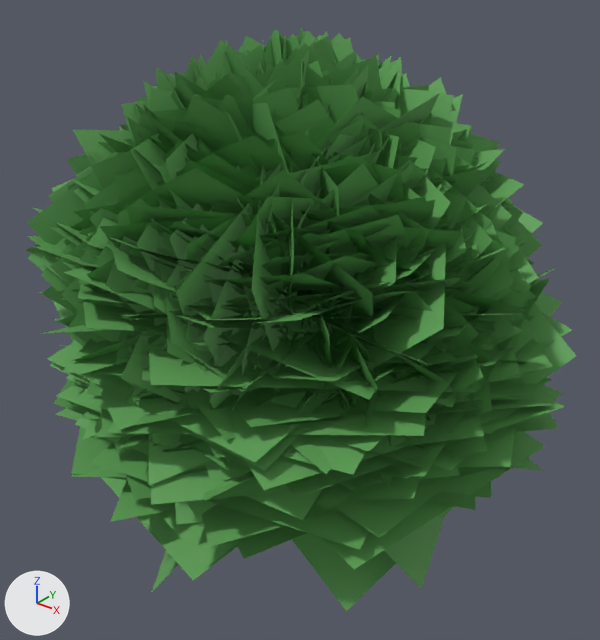
What one commit did to the glTF model forest/models/tree_broad.glb.
The view is the same before and after, from a 50 mm lens placed at (7.91, -9.75, 12.47), pointed at (0.05, 0.07, 6.39). Arrows for +X, +Y and +Z are at lower left; the lights stay in place. The older version comes first. Where no turn or scale is listed for an object, it has been applied to the vertices. Vertices at exactly the same position are counted once.

Before the edit, the objects in view are built like this:
```python
me_leaves_001 = bpy.data.meshes.new('leaves.001')
me_leaves_001.from_pydata(...)  # 5922 vertices, 2800 faces; spans x -4.26..4.53, y -4.22..4.45, z 1.7..11.02
me_leaves_001.materials.append(mat_leaf)  # green #61a659
ob_leaves = bpy.data.objects.new('leaves', me_leaves_001)
ob_leaves.location = (0.0, 0.0, 0.0)
```
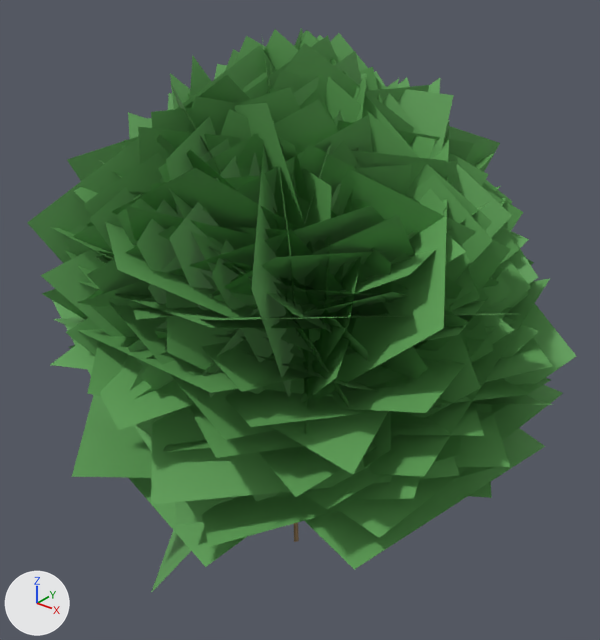
Where the change shows, as pixel boxes (x1, y1, x2, y2) in the pictures (600 x 640 px):
'leaves', reshaped
    before: (26, 27, 576, 611)
    after: (27, 28, 576, 593)
part 1 of me_leaves_001, deleted (green)
    before: (26, 30, 572, 611)
part 2 of me_leaves_001, cut back
    before: (27, 27, 565, 559)
    after: (41, 28, 552, 497)

Edits to the bpy script that builds the scene:
```text
Change me_leaves_001:
    used by ob_leaves; location = (0.0, 0.0, 0.0)
    remove me_leaves_001.from_pydata(...)  # 5922 vertices, 2800 faces; spans x -4.26..4.53, y -4.22..4.45, z 1.7..11.02
    add me_leaves_001.from_pydata(...)  # 1811 vertices, 819 faces; spans x -4.26..4.41, y -4.05..4.45, z 1.7..11.02
    me_leaves_001 part 1: 1025 loose pieces with 3778 vertices, spanning x -4.17..4.47, y -4.22..4.1, z 2.64..11.02, are deleted
    me_leaves_001 part 2: 506 vertices removed from x -4.05..4.53, y -3.89..4.34, z 2.76..10.87; 173 vertices added at x -2.81..3.21, y -2.9..2.98, z 3.69..9.5
```
